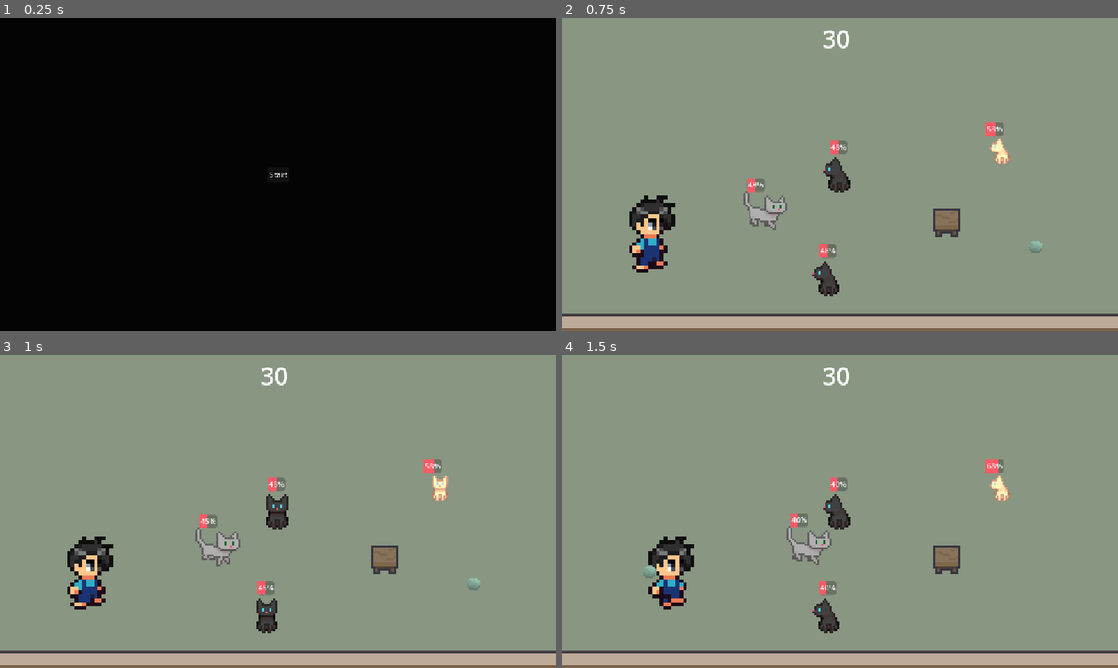
Above: before the commit, frames 1-4 (two rows, left to right).
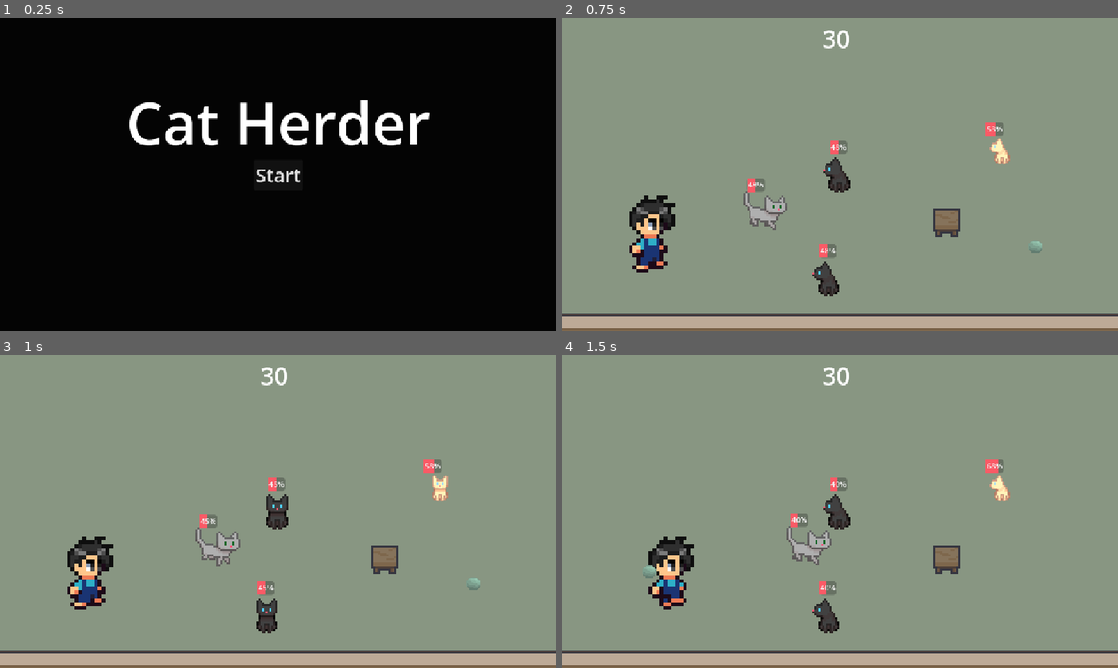
Above: after the commit, the same moments.

Repository: morgan-git/cat-herder
Game: Godot game, scene res://scenes/title_screen.tscn
The game is run twice, just before and just after one commit, with the same random seed, the same clock (stepped at 60 frames per second) and the same inputs.
Inputs:
- Up to frame 1 (0.25 s): no input
- Up to frame 2 (0.75 s): click "Start" at 0.5 s
- Up to frame 3 (1 s): no input
- Up to frame 4 (1.5 s): tap Enter (ui_accept) at 1.25 s; hold Right (ui_right) from 1.28 s (still down); hold E (interact) from 1.28 s (still down)

The runs differ from the first frame. In frame 1, 2.8% of the frame differs, in the area x 23-78%, y 26-53%; in frame 2, nothing differs; in frame 3, nothing differs; in frame 4, nothing differs.

Commit message:
aded game title to screen

Diff:
--- a/scenes/title_screen.tscn
+++ b/scenes/title_screen.tscn
@@ -14,6 +14,23 @@
 pivot_offset = Vector2(23, 15)
 color = Color(0.0159718, 0.0159718, 0.0159718, 1)
 
+[node name="Label" type="Label" parent="."]
+anchors_preset = 8
+anchor_left = 0.5
+anchor_top = 0.5
+anchor_right = 0.5
+anchor_bottom = 0.5
+offset_left = -315.5
+offset_top = -191.5
+offset_right = 315.5
+offset_bottom = -26.5
+grow_horizontal = 2
+grow_vertical = 2
+pivot_offset = Vector2(364.5, -25.5)
+theme_override_font_sizes/font_size = 120
+text = "Cat Herder"
+vertical_alignment = 1
+
 [node name="Button" type="Button" parent="."]
 anchors_preset = 8
 anchor_left = 0.5
@@ -26,6 +43,7 @@
 offset_bottom = 15.5
 grow_horizontal = 2
 grow_vertical = 2
+theme_override_font_sizes/font_size = 40
 text = "Start"
 
 [connection signal="pressed" from="Button" to="." method="_on_button_pressed"]
